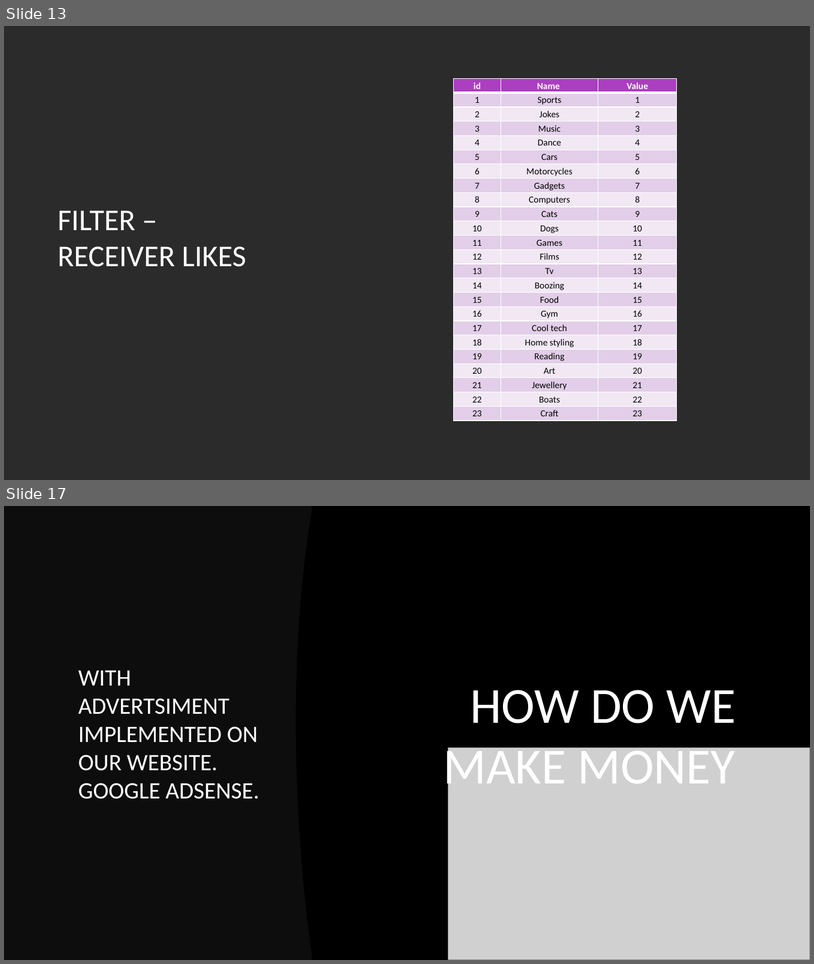
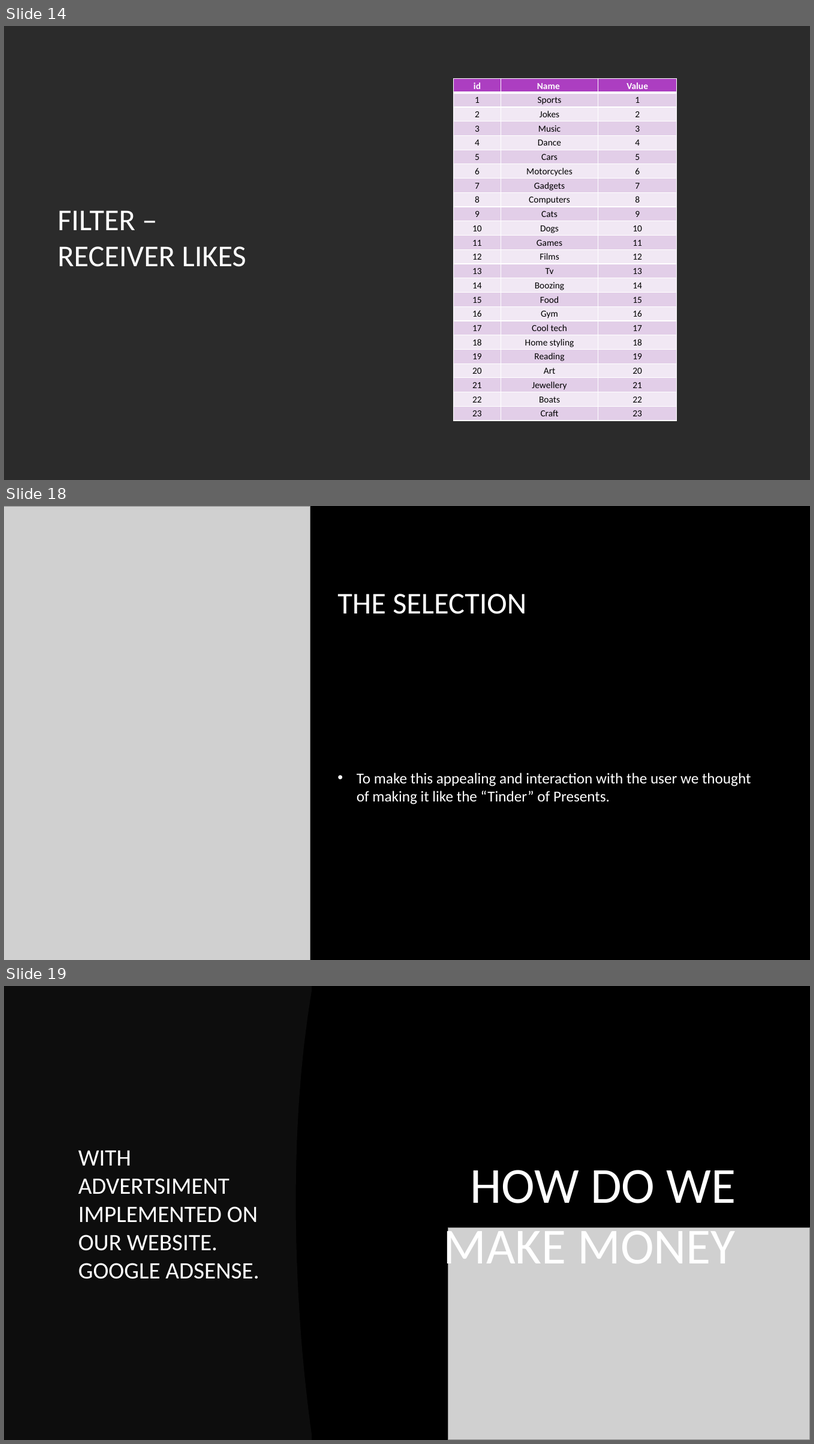
Before and after one commit to lmaia-22/gift_finder, a slide deck: DOCS/gift-finder.pptx. Shown one above the other, each under a label of ours: slides 13 and 17 before the commit, slides 14, 18 and 19 after it; the slides between them are not shown. The pictures are 814x964 and 814x1444 pixels, drawn with LibreOffice and Linux fonts; fonts in the diff are those of the drawing; grey boxes stand for pictures; background and template pictures are left out; a plain dark background stands for a picture behind light text. Boxes give left, top, right and bottom in pixels: in the first picture for what was removed or moved away, otherwise in the second. Text is boxed around its words. In the diff, an @@ line names an element or a change of style, - is before the commit and + after.

```diff
--- a/DOCS/gift-finder.pptx
+++ b/DOCS/gift-finder.pptx
@@ slide 18 added at bbox=[4, 506, 810, 960], background picture (left out) @@
@@ picture added at bbox=[4, 506, 311, 960] @@
@@ title added at bbox=[338, 594, 527, 614], 36 pt, text #FFFFFF @@
+THE SELECTION
@@ text added at bbox=[357, 772, 751, 804], 18 pt, text #FFFFFF @@
+• To make this appealing and interaction with the user we thought of making it like the “Tinder” of Presents.
@@ what was slide 13 is now slide 14 @@
@@ what was slide 17 is now slide 19 @@
```
Also in this commit, not shown: 11 slides changed, 2 other slides added, 1 slide removed, 1 other file.
